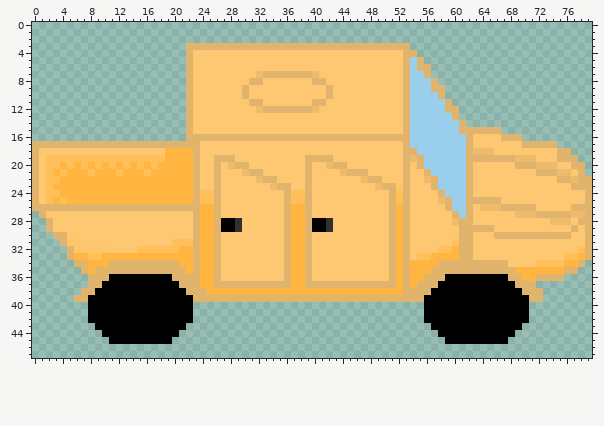
A sprite sheet gets an edit: pokefolio-ts/public/tiles/obstacles/pravaig.png. Above, as it was before the edit.
The file is 80x48 pixels. Pixels under 10% opacity are left out. Colours within 5 levels of each other are drawn and written as one.
After the commit:
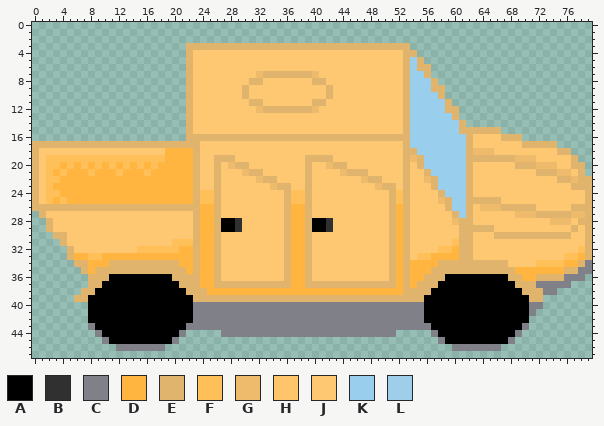
Palette (. is transparent): A #000000  B #303030  C #808088  D #ffb540  E #e0b46d  F #ffbf59  G #eeba6b  H #ffc56b  J #fec873  K #99cfed  L #9fceea
From old to new:
@@ x 73..78 @@
 18 JJEE..
-19 JJEEE.
+19 JJJJE.
 20 GGJJEE
@@ x 50..63 @@
 22 JJJEJJGEKKKKEJ
-23 EEHEJJJEKKKKEJ
+23 EEJEJJJEKKKKEJ
 24 JEFEJJJJEKKKEJ
 25 JEFEJJJJGEKKEE
-26 JEDEJJJJJEKLEJ
+26 JEDEJJJJJEKKEJ
 27 JEDEJJJJJJEKEJ
@@ x 0..79 @@
 30 ...EEJJJJJJJJJJJJJJJJJJEDDEJJJJJJJJJEDDEJJJJJJJJJJJEDEJJJJJJJEEJJJEEEEEEEEEEEJJE
-31 ....EHHJJJJJJJJJJJJJFFFEDDEJJJJJJJJJEDDEJJJJJJJJJJJEDEJJJJJJFEEJJJJJJJJJJJJJJJJE
-32 .....EHHHHHJJJJFFFFFFDDEDDEJJJJJJJJJEDDEJJJJJJJJJJJEDEJJJJFFDEEJJJJJJJJJJJJJJJFE
+31 ....EJJJJJJJJJJJJJJJFFFEDDEJJJJJJJJJEDDEJJJJJJJJJJJEDEJJJJJJFEEJJJJJJJJJJJJJJJJE
+32 .....EJJJJJJJJJFFFFFFDDEDDEJJJJJJJJJEDDEJJJJJJJJJJJEDEJJJJFFDEEJJJJJJJJJJJJJJJFE
 33 .....EDDFFDDDDDDDDDDDDDEDDEJJJJJJJJJEDDEJJJJJJJJJJJEDEJFFDDDDEEJJJJJJJJJJJJJFFDE
-34 ......EEDDDEEEEEEEEEEDDEDDEJJJJJJJJJEDDEJJJJJJJJJJJEDEDDDDEEEEEEEEEEJJJJFFFFDDE.
-35 .......EDEEEEEEEEEEEEEDEDDEJJJJJJJJJEDDEJJJJJJJJJJJEDEDDDEEEEEEEEEEEEDDDDDDDEE..
-36 ........EEEAAAAAAAAAEEEEDDEJJJJJJJJJEDDEJJJJJJJJJJJEDEDDEEEAAAAAAAAAEEDDEEEE....
-37 ........EEAAAAAAAAAAAEEEDDEEEEEEEEEEEDDEEEEEEEEEEEEEDEDEEEAAAAAAAAAAAEEE........
-38 .......EEAAAAAAAAAAAAAEEEDDDDDDDDDDDDDDDDDDDDDDDDDDDDEEEEAAAAAAAAAAAAAEEE.......
+34 ......EEDDDEEEEEEEEEEDDEDDEJJJJJJJJJEDDEJJJJJJJJJJJEDEDDDDEEEEEEEEEEJJJJFFFFDDEC
+35 .......EDEEEEEEEEEEEEEDEDDEJJJJJJJJJEDDEJJJJJJJJJJJEDEDDDEEEEEEEEEEEEDDDDDDDEECC
+36 ........EEEAAAAAAAAAEEEEDDEJJJJJJJJJEDDEJJJJJJJJJJJEDEDDEEEAAAAAAAAAEEDDEEEECCC.
+37 ........EEAAAAAAAAAAAEEEDDEEEEEEEEEEEDDEEEEEEEEEEEEEDEDEEEAAAAAAAAAAAEEECCCCC...
+38 .......EEAAAAAAAAAAAAAEEEDDDDDDDDDDDDDDDDDDDDDDDDDDDDEEEEAAAAAAAAAAAAAEEECC.....
 39 ......EEAAAAAAAAAAAAAAAEEEEEEEEEEEEEEEEEEEEEEEEEEEEEEEEEAAAAAAAAAAAAAAAEE.......
-40 ........AAAAAAAAAAAAAAA.................................AAAAAAAAAAAAAAA.........
-41 ........AAAAAAAAAAAAAAA.................................AAAAAAAAAAAAAAA.........
-42 ........AAAAAAAAAAAAAAA.................................AAAAAAAAAAAAAAA.........
-43 .........AAAAAAAAAAAAA...................................AAAAAAAAAAAAA..........
-44 ..........AAAAAAAAAAA.....................................AAAAAAAAAAA...........
-45 ...........AAAAAAAAA.......................................AAAAAAAAA............
-46 ................................................................................
+40 ........AAAAAAAAAAAAAAACCCCCCCCCCCCCCCCCCCCCCCCCCCCCCCCCAAAAAAAAAAAAAAACC.......
+41 ........AAAAAAAAAAAAAAACCCCCCCCCCCCCCCCCCCCCCCCCCCCCCCCCAAAAAAAAAAAAAAAC........
+42 ........AAAAAAAAAAAAAAACCCCCCCCCCCCCCCCCCCCCCCCCCCCCCCCCAAAAAAAAAAAAAAA.........
+43 ........CAAAAAAAAAAAAACCCCCCCCCCCCCCCCCCCCCCCCCCCCCCCCCCCAAAAAAAAAAAAAC.........
+44 .........CAAAAAAAAAAAC.....CCCCCCCCCCCCCCCCCCCCCCCCC.....CAAAAAAAAAAAC..........
+45 ..........CAAAAAAAAAC.....................................CAAAAAAAAAC...........
+46 ............CCCCCCC.........................................CCCCCCC.............
 47 ................................................................................
Where, in picture pixels (left, top, right, bottom), the same in both pictures:
changed: (557, 155, 571, 162)
changed: (396, 183, 403, 190)
changed: (459, 204, 466, 211)
changed: (67, 239, 109, 253)
added: (88, 260, 592, 351)
